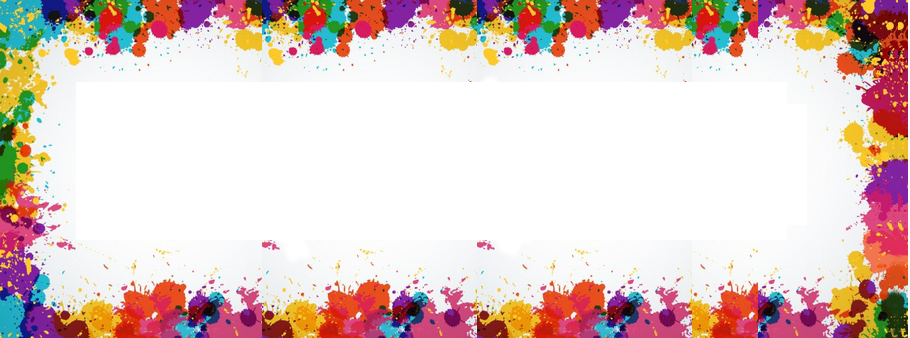
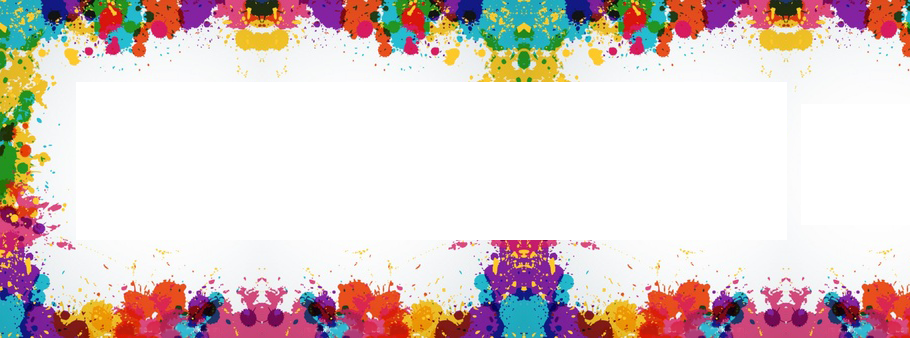
Revision of a layered 910px x 338px image; what changed, layer by layer:
hid "Layer 7" over [left=874, top=0, right=910, bottom=338]
added layer "Layer 1 copy" above "Layer 1" over [left=524, top=0, right=910, bottom=338]
moved "Layer 1" above "Layer 4", painted on it over [left=262, top=0, right=524, bottom=338]
